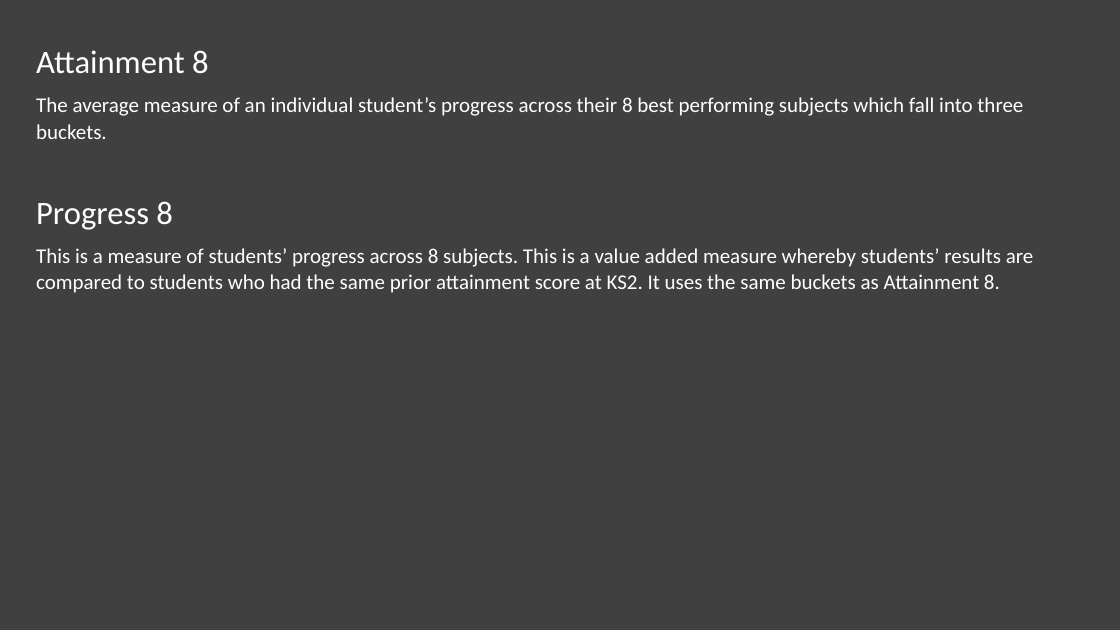
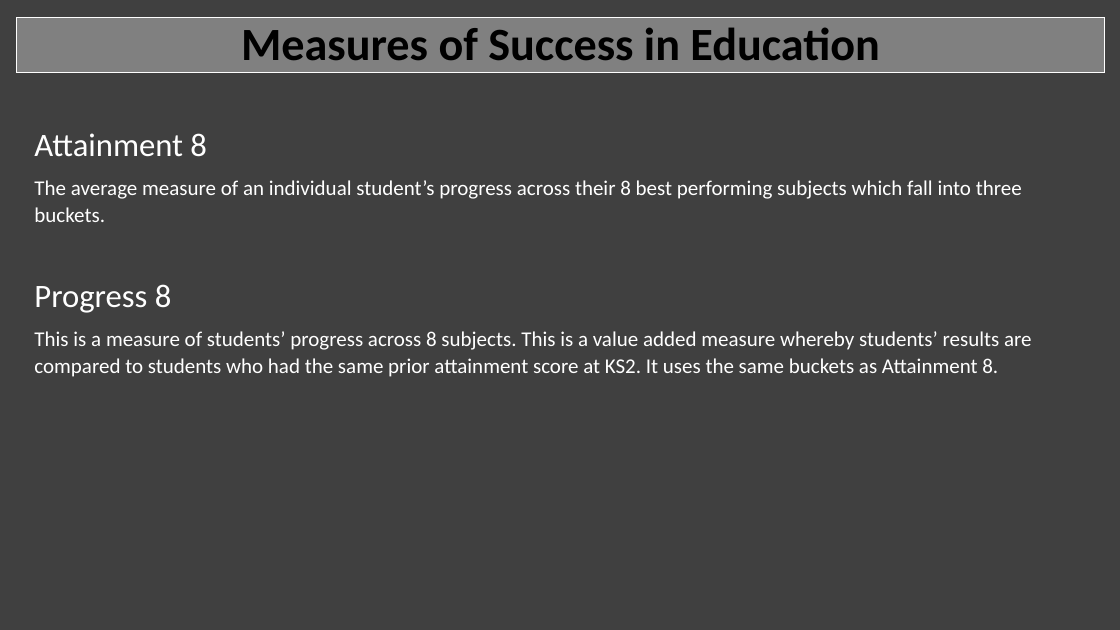
Before and after one commit to MoNawaz101/Project-1-Examination-Analysis, a slide deck: slide 6 of Project 1 Presentation.pptx. Drawn at 1120x630 pixels with LibreOffice and Linux fonts; fonts in the diff are those of the drawing. Boxes give left, top, right and bottom in pixels: in the first picture for what was removed or moved away, otherwise in the second. Text is boxed around its words. In the diff, an @@ line names an element or a change of style, - is before the commit and + after.

```diff
--- a/Project 1 Presentation.pptx
+++ b/Project 1 Presentation.pptx
@@ rectangle added at (x1=17, y1=18, x2=1105, y2=72), fill #808080, outline #FFFFFF 0.75 pt, 39.6 pt, text #000000, bold @@
+Measures of Success in Education
@@ text "Attainment 8" moved from (x1=36, y1=50, x2=1034, y2=293) to (x1=34, y1=133, x2=1032, y2=377) @@
```
Also in this commit, not shown: 9 other slides changed, 6 slides added, 1 slide removed, 44 other files.
